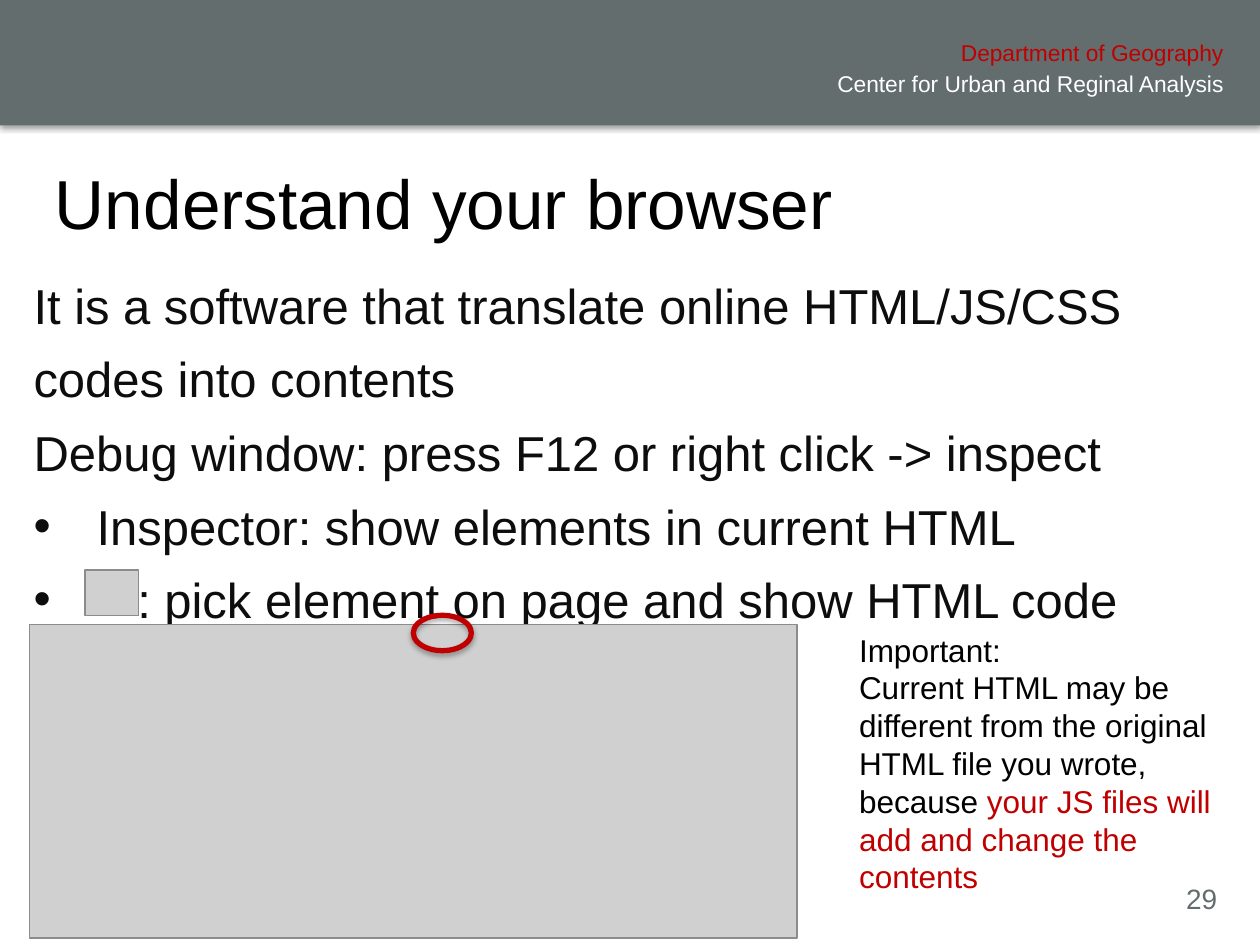
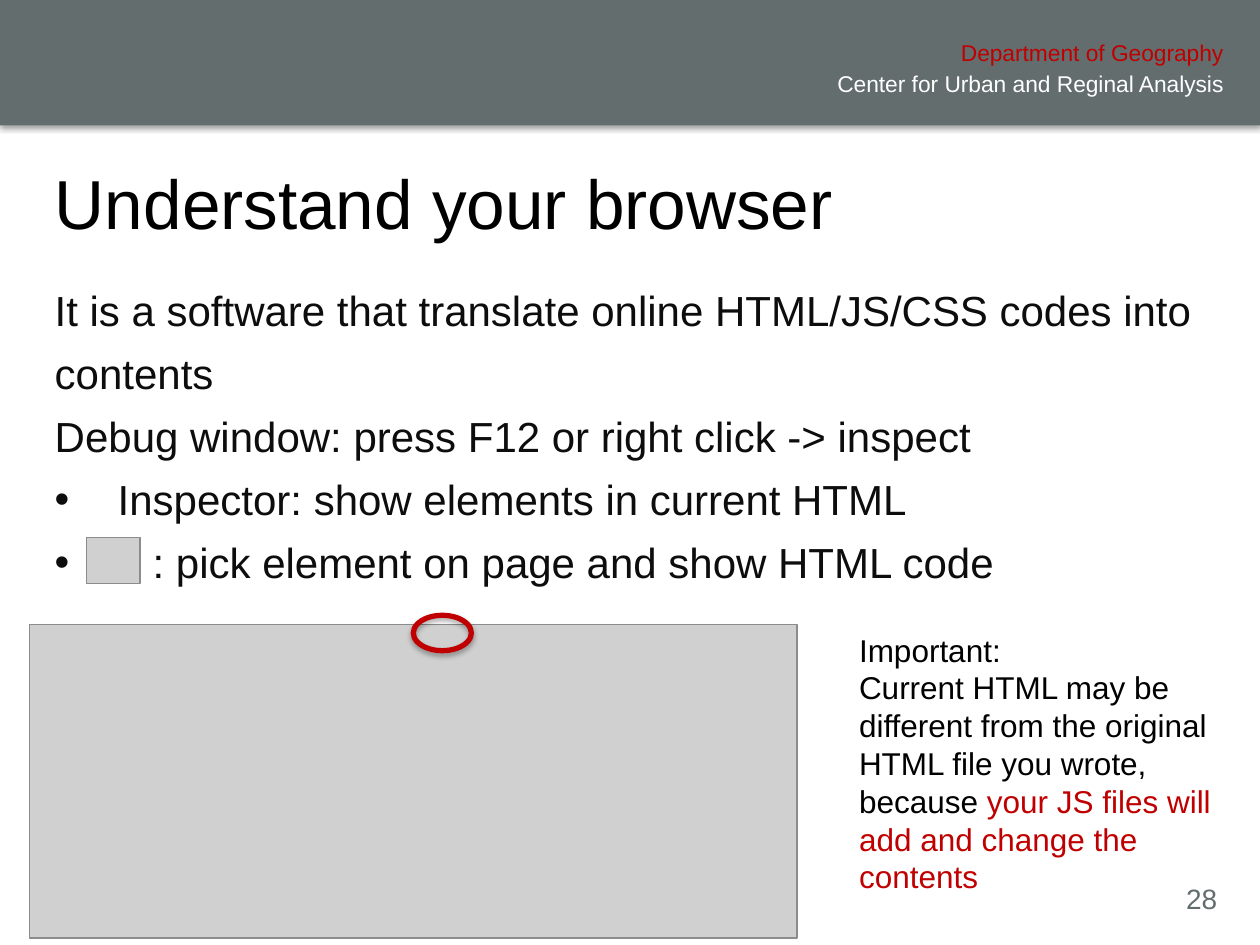
Before and after one commit to xiaohuiliugis/UCGIS-Fullstack-Geovisualization-Workshop, a slide deck: slide 28 of doc/presentation.pptx (slide 29 before the commit). Drawn at 1260x945 pixels with LibreOffice and Linux fonts; fonts in the diff are those of the drawing; grey boxes stand for pictures; background and template pictures are left out. Boxes give left, top, right and bottom in pixels: in the first picture for what was removed or moved away, otherwise in the second. Text is boxed around its words. In the diff, an @@ line names an element or a change of style, - is before the commit and + after.

```diff
--- a/doc/presentation.pptx
+++ b/doc/presentation.pptx
@@ text "It is a software that ...": place and size @@
-text "It is a software that ..." at (21, 255, 1260, 863)
+text "It is a software that ..." at (43, 266, 1260, 874)
@@ text "It is a software that ..." at (43, 266, 1260, 874): size 28 to 24 pt @@
@@ picture: place and size @@
-picture at (84, 570, 139, 615)
+picture at (87, 538, 141, 583)
@@ page number at (1186, 889, 1217, 910): text changed @@
-29
+28
```
Also in this commit, not shown: 6 other slides changed, 1 slide removed, 2 other files.
